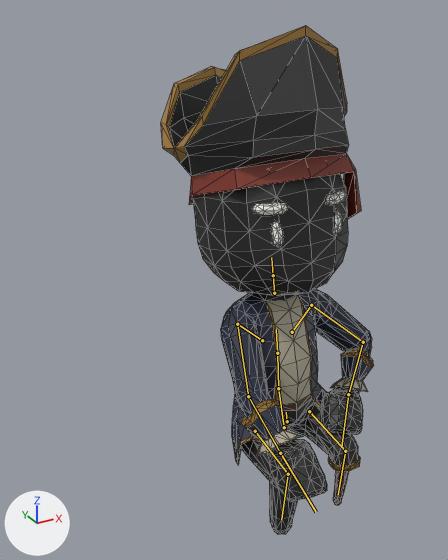
The glTF model assets/models/Pirate_Male.gltf: old version first, new version second.
Before and after are seen from a camera (50 mm lens) standing at (-2.32, -2.82, 3.55) and looking at (-0.41, 0.64, 1.82). Every picture has the same lights, and +X, +Y and +Z are marked at lower left. The first picture is the older version. Both versions are drawn at frame 0 of the action 'StandUp'; the numbers are the values there. The bones that change, and the others that lie on the model, are drawn over the model as lines. Mesh edges are drawn as thin lines.

Names of what the first picture shows: 'Body'.
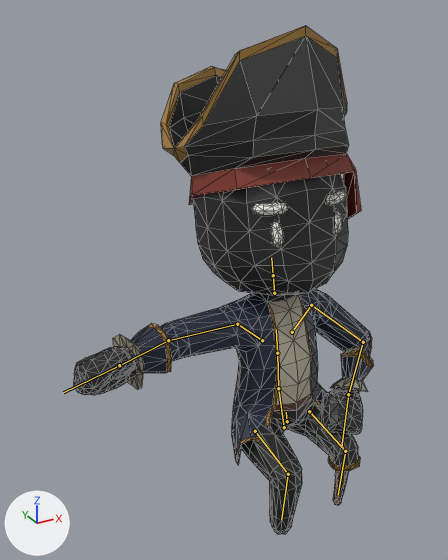
Location of each change, [x1, y1, x2, y2] in pixels of the pictures (448 x 560 px):
'Body', posed (41% wider): before [161, 26, 374, 534]; after [74, 26, 374, 534]
bone 'UpperArm.R', root to tip: before (237, 324) to (248, 396); after (237, 324) to (168, 340)

Diff of the bpy script that builds the scene:
```diff
--- a/assets/models/Pirate_Male.gltf.py
+++ b/assets/models/Pirate_Male.gltf.py
@@ bone_upperarm_r @@
 bone_upperarm_r = bpy.data.objects['CharacterArmature'].pose.bones['UpperArm.R']  # child of 'Shoulder.R'
-bone_upperarm_r.rotation_quaternion = (0.748, -0.437, -0.207, 0.455)  # degrees (-58, 5, 60)
+bone_upperarm_r.rotation_quaternion = (1.0, 0.0, 0.0, 0.0)  # degrees (0, 0, 0)
```
